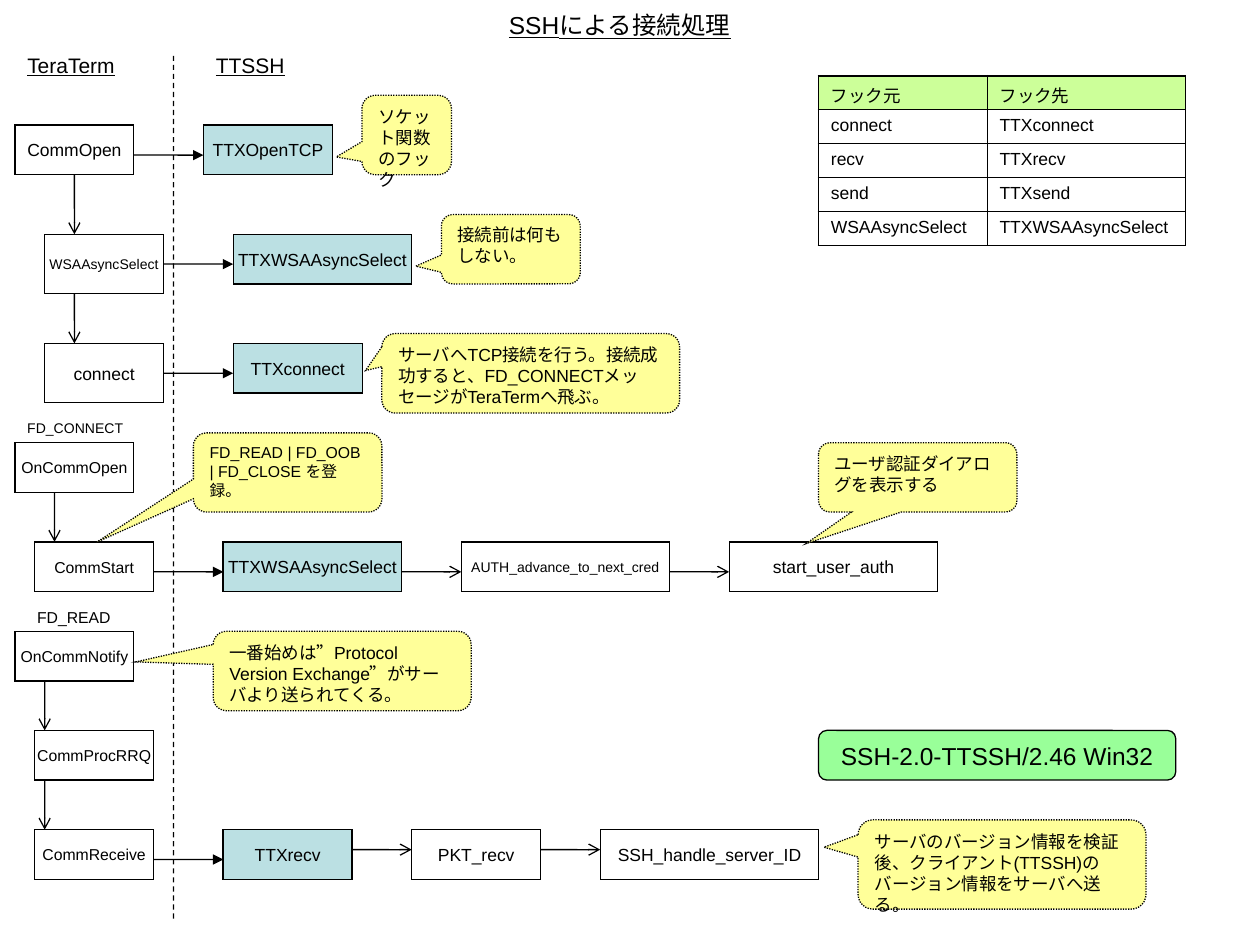
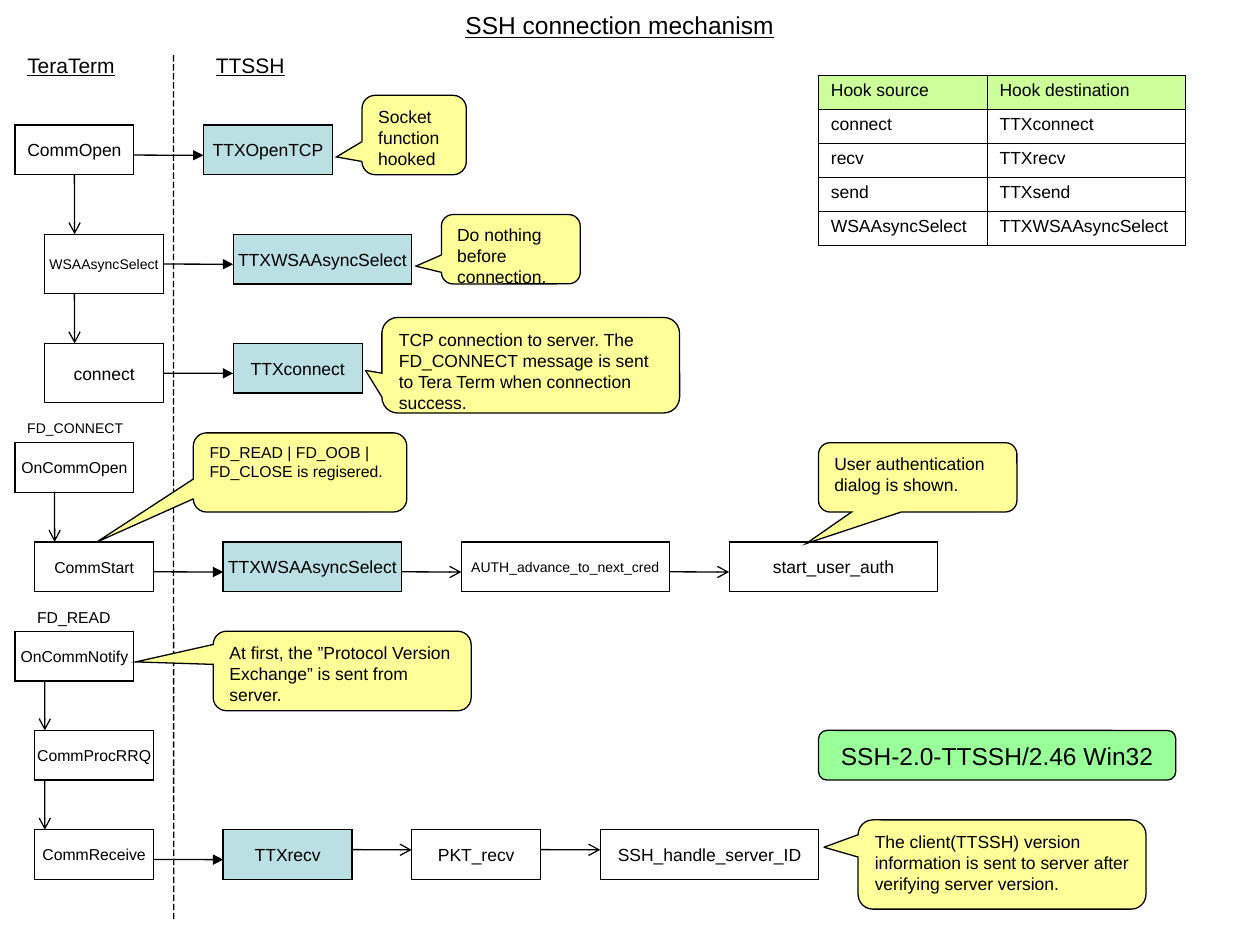
Before and after one commit to TeraTermProject/teraterm-mirror-gitsvn, a slide deck: slide 1 of doc/en/html/reference/image/ssh.ppt. Drawn at 1260x945 pixels with LibreOffice and Linux fonts; fonts in the diff are those of the drawing. Boxes give left, top, right and bottom in pixels: in the first picture for what was removed or moved away, otherwise in the second. Text is boxed around its words. In the diff, an @@ line names an element or a change of style, - is before the commit and + after.

```diff
--- a/doc/en/html/reference/image/ssh.ppt
+++ b/doc/en/html/reference/image/ssh.ppt
@@ title at <box>465,16,773,38</box>: text changed @@
-SSHによる接続処理
+SSH connection mechanism
@@ line (174, 55) - (174, 919): stroke #000000 0.74 pt dashed to #000000 0.74 pt @@
@@ table at <box>819,76,1187,246</box> @@
-row 1, column 1: フック元
+row 1, column 1: Hook source
-row 1, column 2: フック先
+row 1, column 2: Hook destination
@@ line spacing 1 to 0.93 @@
@@ borders changed @@
@@ outline #000000 0.74 pt dashed to #000000 0.74 pt; proportions changed in 3 elements at <box>193,433,406,513</box>, <box>382,318,679,413</box>, <box>362,96,466,175</box> @@
@@ rounded speech box "Socket function hooked": place and size @@
-rounded speech box "Socket function hooked" at <box>362,96,451,175</box>
+rounded speech box "Socket function hooked" at <box>362,96,466,175</box>
@@ text in rounded speech box at <box>378,110,439,165</box>: text changed @@
-ソケット関数のフック
+Socket function hooked
@@ text in rounded speech box at <box>457,228,546,288</box>: text changed @@
-接続前は何もしない。
+Do nothing before connection.
@@ rounded speech box "TCP connection to server. The ...": place and size @@
-rounded speech box "TCP connection to server. The ..." at <box>382,334,679,413</box>
+rounded speech box "TCP connection to server. The ..." at <box>382,318,679,413</box>
@@ text in rounded speech box at <box>399,333,649,413</box>: text changed @@
-サーバへTCP接続を行う。接続成功すると、FD_CONNECTメッセージがTeraTermへ飛ぶ。
+TCP connection to server. The FD_CONNECT message is sent to Tera Term when connection success.
@@ rounded speech box "FD_READ | FD_OOB | FD_CLOSE ...": place and size @@
-rounded speech box "FD_READ | FD_OOB | FD_CLOSE ..." at <box>193,433,382,513</box>
+rounded speech box "FD_READ | FD_OOB | FD_CLOSE ..." at <box>193,433,406,513</box>
@@ text in rounded speech box at <box>210,447,383,481</box>: text changed @@
-FD_READ | FD_OOB | FD_CLOSE を登録。
+FD_READ | FD_OOB | FD_CLOSE is regisered.
@@ text in rounded speech box at <box>834,457,985,495</box>: text changed @@
-ユーザ認証ダイアログを表示する
+User authentication dialog is shown.
@@ text in rounded speech box at <box>229,646,450,701</box>: text changed @@
-一番始めは”Protocol Version Exchange”がサーバより送られてくる。
+At first, the ”Protocol Version Exchange” is sent from server.
@@ outline #000000 0.74 pt dashed to #000000 0.74 pt in 4 elements at <box>441,214,580,284</box>, <box>819,442,1017,512</box>, <box>213,631,471,711</box>, <box>858,820,1147,910</box> @@
@@ text in rounded speech box at <box>875,835,1129,894</box>: text changed @@
-サーバのバージョン情報を検証後、クライアント(TTSSH)のバージョン情報をサーバへ送る。
+The client(TTSSH) version information is sent to server after verifying server version.
```
Also in this commit, not shown: 13 other files.
